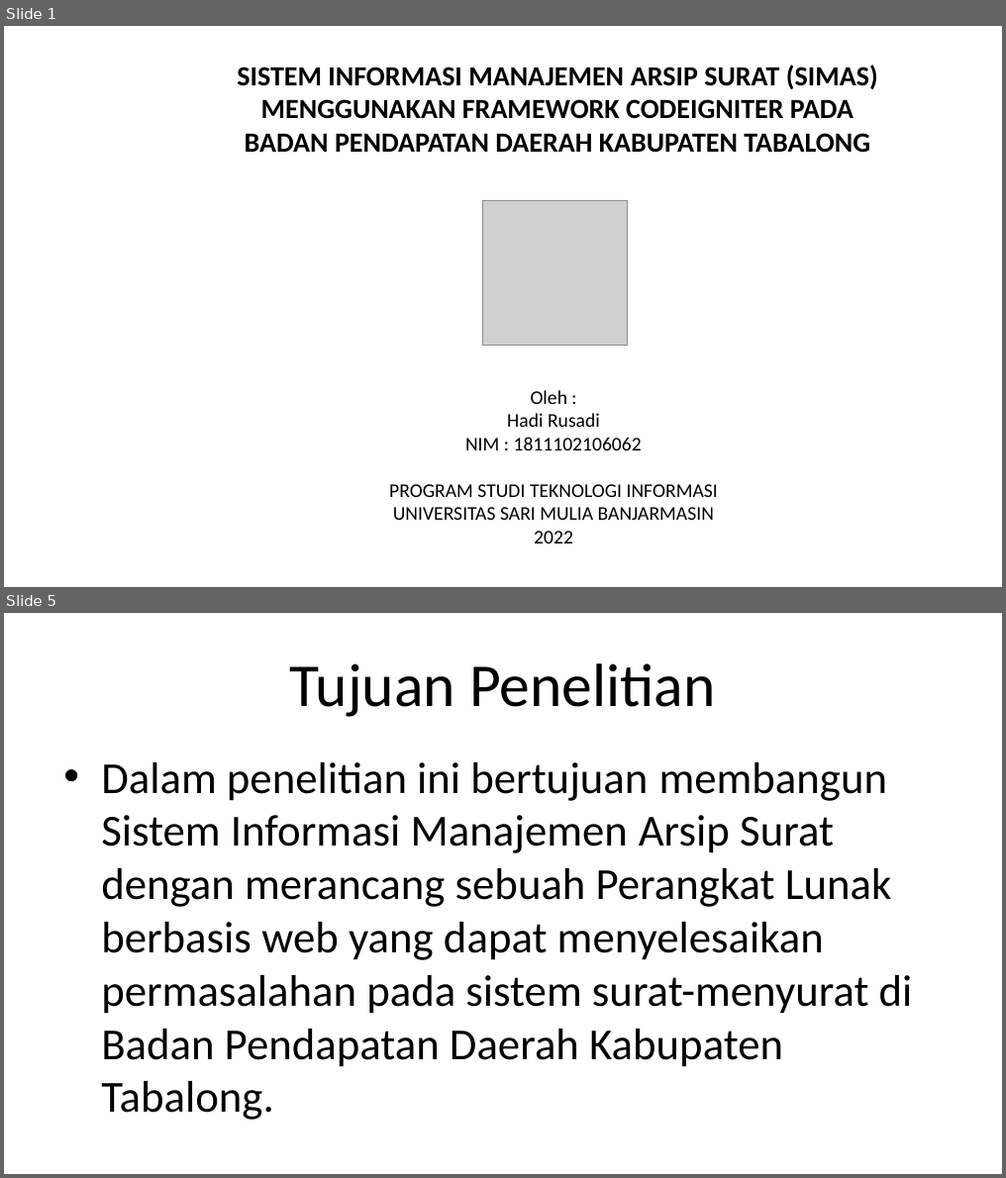
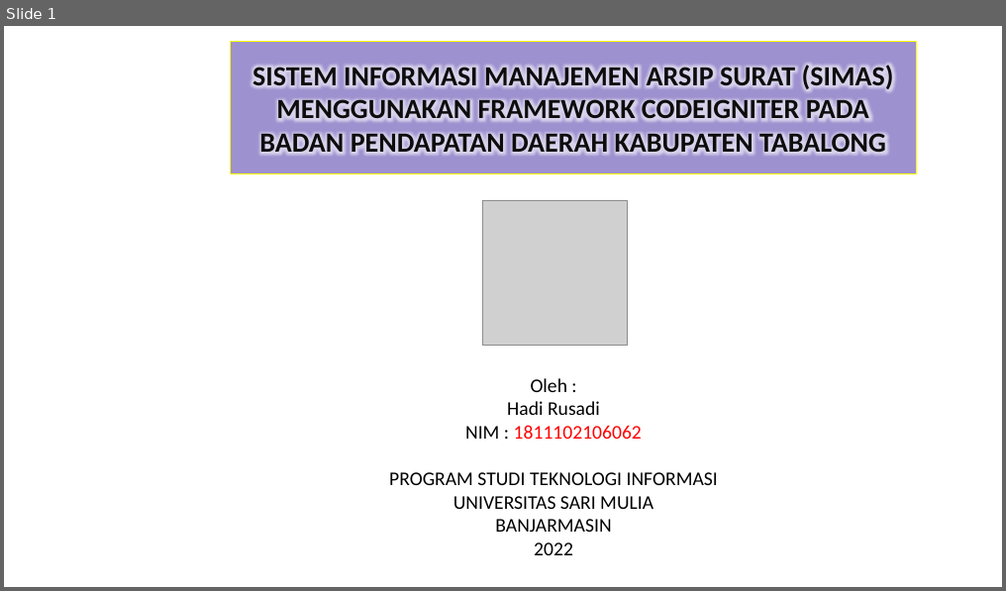
Before and after one commit to Rusadi-0/KULIAH, a slide deck: sip/sidang.pptx. Shown one above the other, each under a label of ours: slides 1 and 5 before the commit, slide 1 after it; the slides between them are not shown. The pictures are 1006x1178 and 1006x591 pixels, drawn with LibreOffice and Linux fonts; fonts in the diff are those of the drawing; grey boxes stand for pictures; background and template pictures are left out. Boxes give left, top, right and bottom in pixels: in the first picture for what was removed or moved away, otherwise in the second. Text is boxed around its words. In the diff, an @@ line names an element or a change of style, - is before the commit and + after.

```diff
--- a/sip/sidang.pptx
+++ b/sip/sidang.pptx
@@ slide 5 removed at <box>4,613,1002,1174</box>, background picture (left out) @@
@@ title removed at <box>290,663,716,717</box> @@
-Tujuan Penelitian
@@ text removed at <box>101,762,913,1120</box> @@
-• Dalam penelitian ini bertujuan membangun Sistem Informasi Manajemen Arsip Surat dengan merancang sebuah Perangkat Lunak berbasis web yang dapat menyelesaikan permasalahan pada sistem surat-menyurat di Badan Pendapatan Daerah Kabupaten Tabalong.
@@ slide 1 changed as well @@
@@ title "SISTEM INFORMASI MANAJEMEN ARSIP SURAT ...": place and size @@
-title "SISTEM INFORMASI MANAJEMEN ARSIP SURAT ..." at <box>237,65,878,153</box>
+title "SISTEM INFORMASI MANAJEMEN ARSIP SURAT ..." at <box>231,42,917,174</box>
@@ title "SISTEM INFORMASI MANAJEMEN ARSIP SURAT ..." at <box>231,42,917,174</box>: text colour #000000 to #0D0D0D; fill none to #462DA3 at 52% opacity; outline none to #FFFF00 1 pt @@
@@ text at <box>465,425,642,439</box>: text colour #000000 to #FF0000 in "1811102106062" @@
@@ text at <box>453,496,653,532</box>: text changed @@
-UNIVERSITAS SARI MULIA BANJARMASIN
+UNIVERSITAS SARI MULIA
+BANJARMASIN
```
Also in this commit, not shown: 1 other slide changed, 4 slides added, 8 other slides removed, 5 other files.
